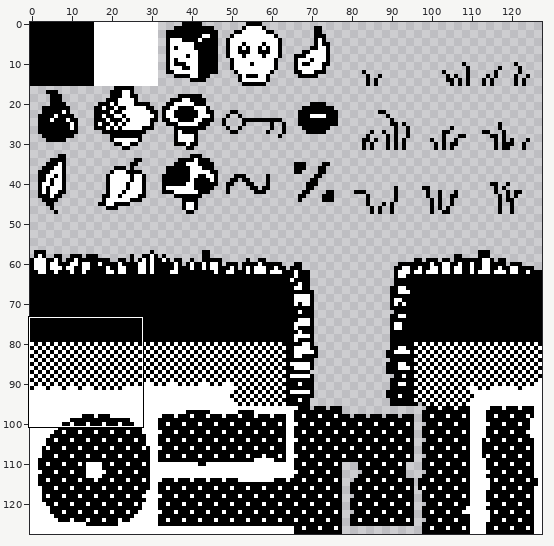
Edited in one commit: sprite sheet (assets/tilesets/bw-tileset-02.png). The first picture is a wide view before the edit; the outline marks the close-up.
Close-up. The starting point:
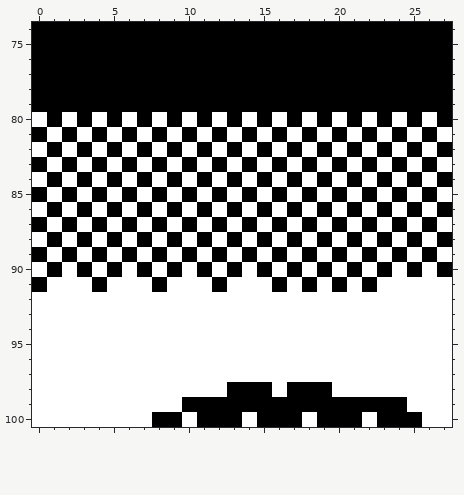
The file is 128x128 pixels. Shown: x 0..27, y 74..100. The commit also changed other parts of the picture, which this record leaves out.
The result:
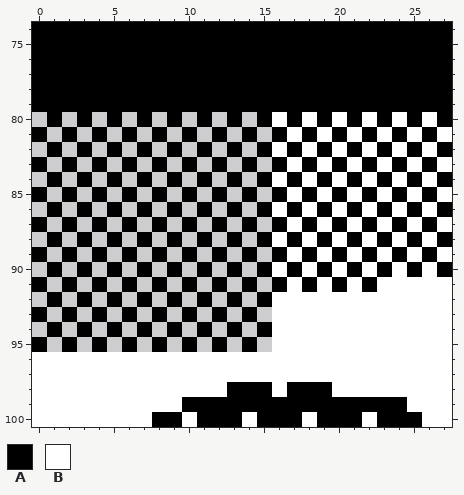
Palette (. is transparent): A #000000  B #ffffff
Changes in this commit:
@@ x 0..17 @@
  79 AAAAAAAAAAAAAAAAAA
- 80 BABABABABABABABABA
- 81 ABABABABABABABABAB
- 82 BABABABABABABABABA
- 83 ABABABABABABABABAB
- 84 BABABABABABABABABA
- 85 ABABABABABABABABAB
- 86 BABABABABABABABABA
- 87 ABABABABABABABABAB
- 88 BABABABABABABABABA
- 89 ABABABABABABABABAB
- 90 BABABABABABABABABA
- 91 ABBBABBBABBBABBBAB
- 92 BBBBBBBBBBBBBBBBBB
- 93 BBBBBBBBBBBBBBBBBB
- 94 BBBBBBBBBBBBBBBBBB
- 95 BBBBBBBBBBBBBBBBBB
+ 80 .A.A.A.A.A.A.A.ABA
+ 81 A.A.A.A.A.A.A.A.AB
+ 82 .A.A.A.A.A.A.A.ABA
+ 83 A.A.A.A.A.A.A.A.AB
+ 84 .A.A.A.A.A.A.A.ABA
+ 85 A.A.A.A.A.A.A.A.AB
+ 86 .A.A.A.A.A.A.A.ABA
+ 87 A.A.A.A.A.A.A.A.AB
+ 88 .A.A.A.A.A.A.A.ABA
+ 89 A.A.A.A.A.A.A.A.AB
+ 90 .A.A.A.A.A.A.A.ABA
+ 91 A.A.A.A.A.A.A.A.AB
+ 92 .A.A.A.A.A.A.A.ABB
+ 93 A.A.A.A.A.A.A.A.BB
+ 94 .A.A.A.A.A.A.A.ABB
+ 95 A.A.A.A.A.A.A.A.BB
  96 BBBBBBBBBBBBBBBBBB
